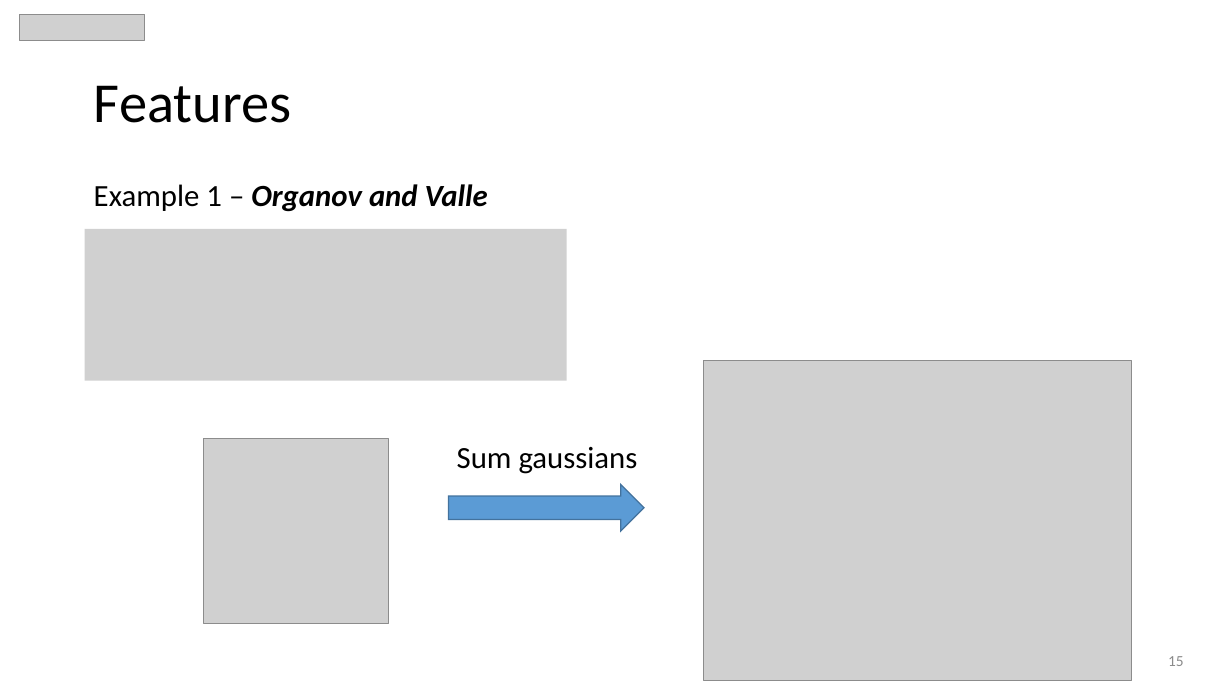
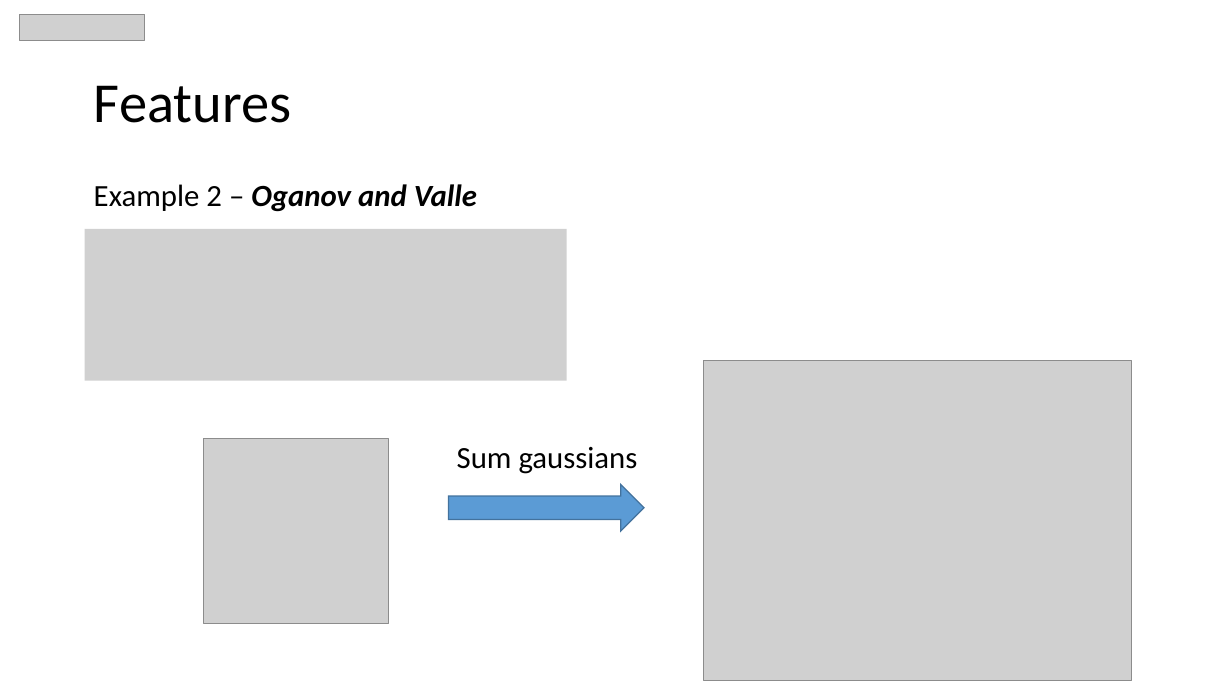
Before and after one commit to MaltheBisbo/learningForces, a slide deck: slide 18 of Presentations/2018-06-01-copenhagen.pptx (slide 15 before the commit). Drawn at 1232x693 pixels with LibreOffice and Linux fonts; fonts in the diff are those of the drawing; grey boxes stand for pictures. Boxes give left, top, right and bottom in pixels: in the first picture for what was removed or moved away, otherwise in the second. Text is boxed around its words. In the diff, an @@ line names an element or a change of style, - is before the commit and + after.

```diff
--- a/Presentations/2018-06-01-copenhagen.pptx
+++ b/Presentations/2018-06-01-copenhagen.pptx
@@ text at [94,184,477,212]: text changed @@
-Example 1 – Organov and Valle
+Example 2 – Oganov and Valle
@@ page number removed at [1168,656,1184,666] @@
-15
```
Also in this commit, not shown: 41 other slides changed, 3 slides added, 4 other files.
